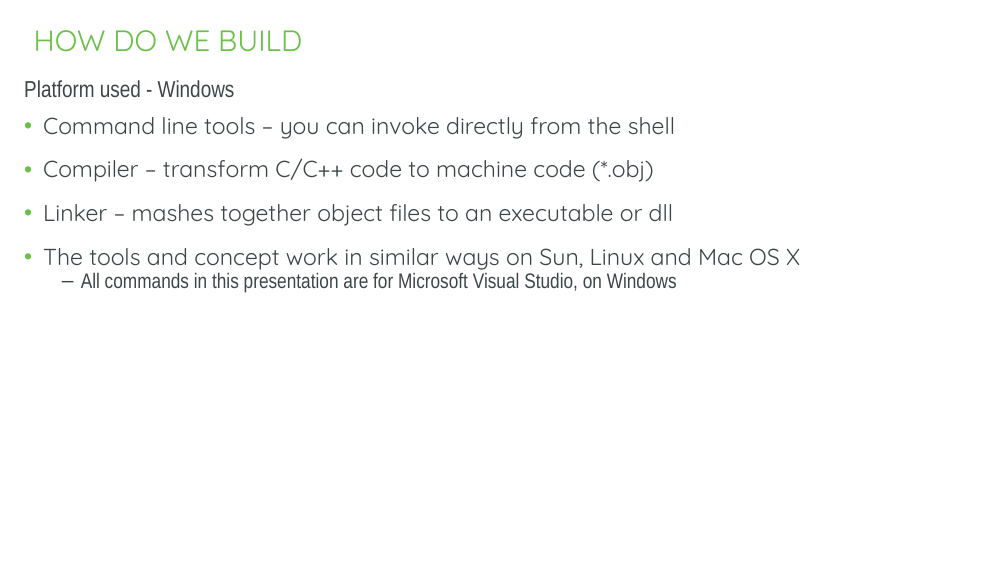
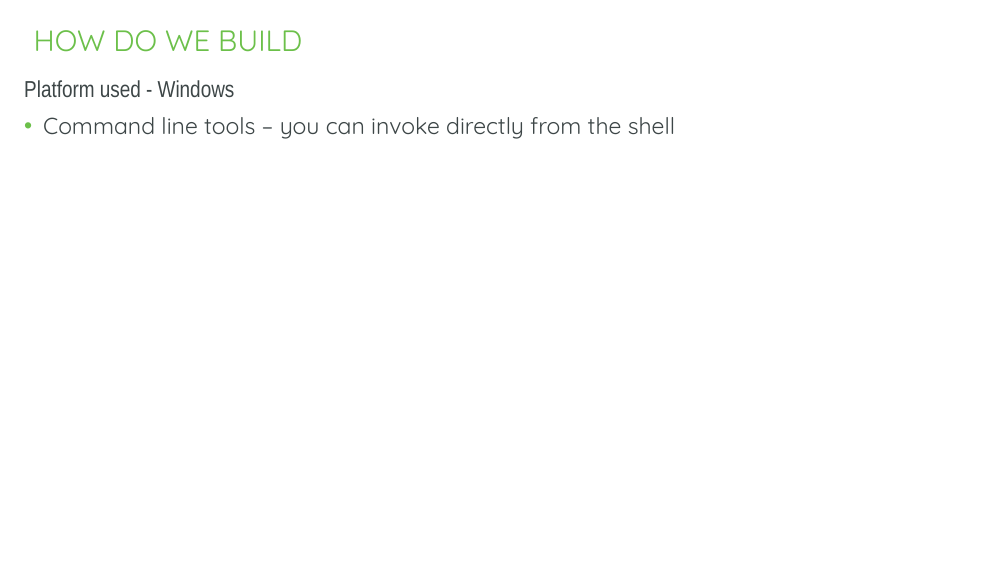
Before and after one commit to gkalidas/Python, a slide deck: slide 9 of MCS_project_sem_III/python_project.pptx (slide 10 before the commit). Drawn at 1008x567 pixels with LibreOffice and Linux fonts; fonts in the diff are those of the drawing; background and template pictures are left out. Boxes give left, top, right and bottom in pixels: in the first picture for what was removed or moved away, otherwise in the second. Text is boxed around its words. In the diff, an @@ line names an element or a change of style, - is before the commit and + after.

```diff
--- a/MCS_project_sem_III/python_project.pptx
+++ b/MCS_project_sem_III/python_project.pptx
@@ text at (x1=43, y1=158, x2=800, y2=293): paragraphs removed @@
-• Compiler – transform C/C++ code to machine code (*.obj)
-• Linker – mashes together object files to an executable or dll
-• The tools and concept work in similar ways on Sun, Linux and Mac OS X
-  – All commands in this presentation are for Microsoft Visual Studio, on Windows
```
Also in this commit, not shown: 1 other slide changed, 1 slide removed, 1 other file.
